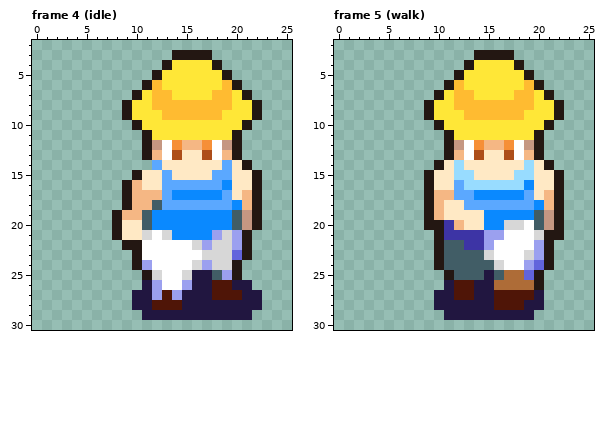
Edited in one commit: pixel-art file (art/hero.aseprite). The first picture shows the starting point.
32x32 pixels, 5 frames. Shown: frame 4 (idle): x 0..25, y 2..30; frame 5 (walk): x 0..25, y 2..30. The commit also changed other frames, which this record leaves out.
Once edited:
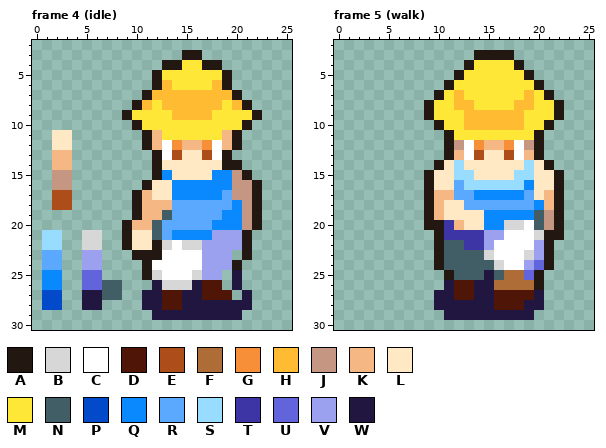
Palette (. is transparent): A #231712  B #d7d7d7  C #ffffff  D #4f1507  E #ad4e1a  F #ae6c37  G #f68f37  H #ffbb31  J #c59782  K #f5b784  L #ffe9c5  M #ffe737  N #415d66  P #024aca  Q #0a89ff  R #5ba8ff  S #98dcff  T #3d34a5  U #6264dc  V #9ba0ef  W #211640
The author wrote: Sprite idle south iteration
Changes in this commit:
Changed rows in their new state; - is an unchanged pixel.
Frame 4 (idle), layer "Layer 1":
first column x 1:
 3 -------------.--.-----
 4 -------------A--A-----
 6 ----------.AH----HA.--
 7 ---------.A--HHHH--A.-
 8 --------.AHM------MHA.
 9 ------------M----M----
11 -LL--------K------K---
12 -LL--------K------K---
13 -KK-------.A------A.--
14 -KK--------A------AA.-
15 -JJ------..AQ----QQJA.
16 -JJ-----..A-LQQQQQ-JJ-
17 -EE-----.A-LL------JJ-
18 -EE-----.A-KK-------J-
19 -------..AKKNRRRRR-Q--
20 -------.AKKNRRRRR--Q--
21 SS--BB-.A-LNR-----V---
22 SS--BB---LLAB-B--VV---
23 RR--VV----AA----VVV.--
24 RR--VV---.A----C-VV---
25 QQ--UU--------CBVV.W--
26 QQ--UUNN--.WBBB-D-.-.-
27 PP--WWNN-.-W-D--D--.-.
28 PP--WW---.-W---------.
29 ----------.---------.-
Frame 5 (walk), layer "Layer 1":
first column x 12:
 6 M------M
 7 -M----M-
 8 --MMMM--
10 -HHHHHH-
Changed places in both pictures, as pixel boxes (x1, y1, x2, y2):
changed: (42, 50, 262, 320)
changed: (454, 80, 534, 130)
